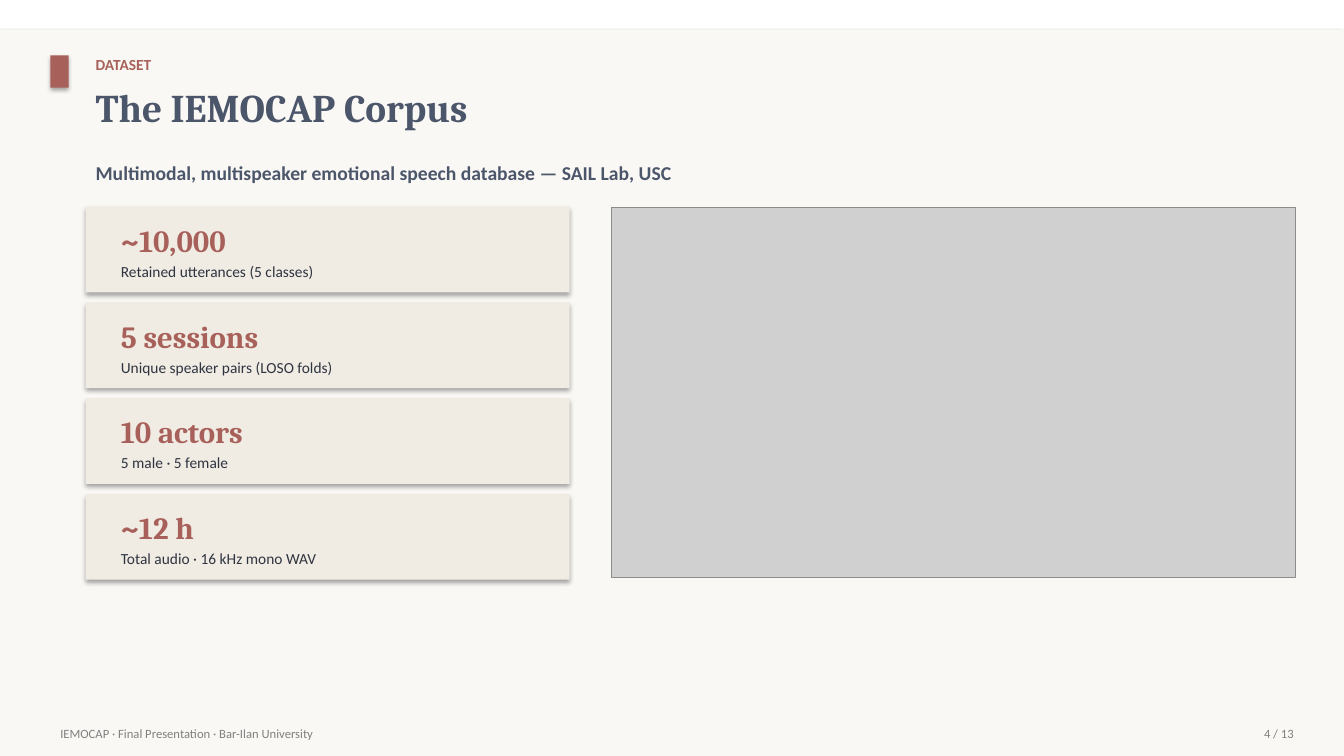
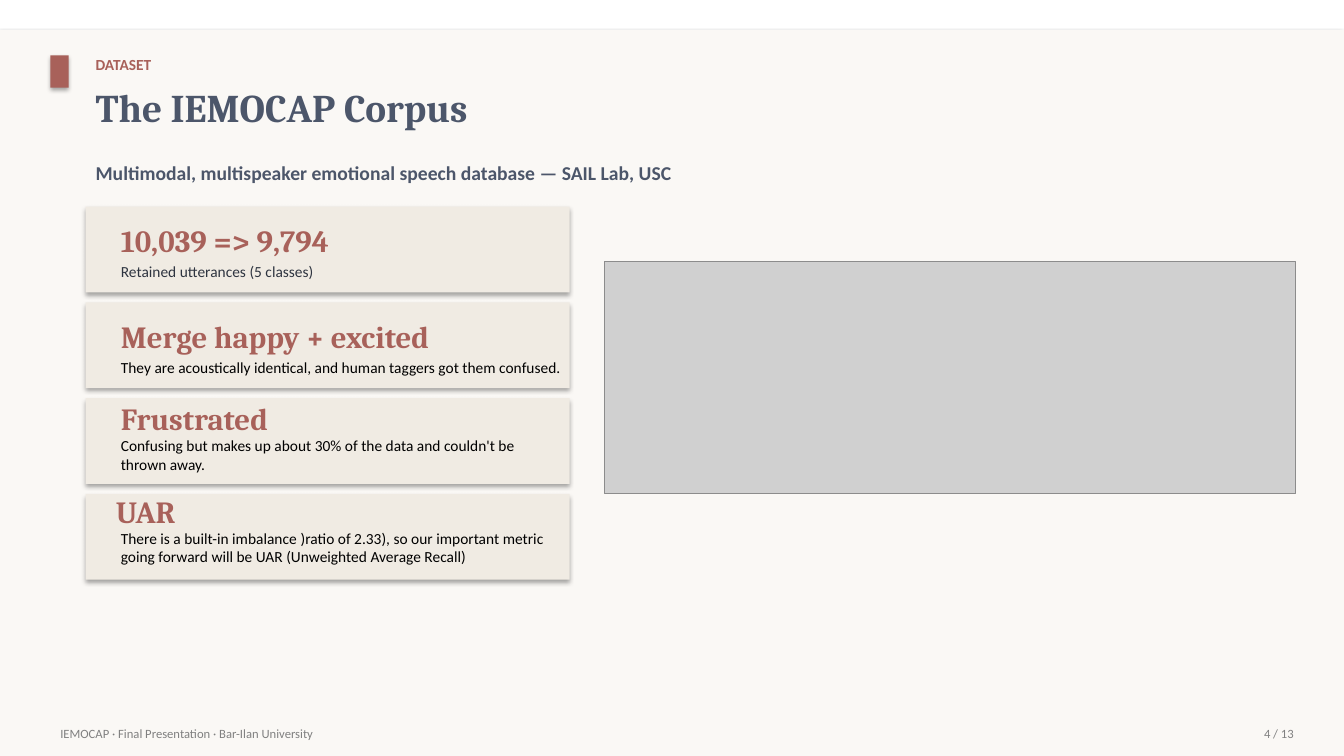
Before and after one commit to ronenhr/IEMOCAP-project, a slide deck: slide 4 of reports/Final_Presentation_Skeleton.pptx. Drawn at 1344x756 pixels with LibreOffice and Linux fonts; fonts in the diff are those of the drawing; grey boxes stand for pictures. Boxes give left, top, right and bottom in pixels: in the first picture for what was removed or moved away, otherwise in the second. Text is boxed around its words. In the diff, an @@ line names an element or a change of style, - is before the commit and + after.

```diff
--- a/reports/Final_Presentation_Skeleton.pptx
+++ b/reports/Final_Presentation_Skeleton.pptx
@@ text at (x1=121, y1=231, x2=329, y2=256): text changed @@
-~10,000
+10,039 => 9,794
@@ picture resized from (x1=612, y1=207, x2=1296, y2=578) to (x1=605, y1=261, x2=1296, y2=494) @@
@@ text at (x1=121, y1=326, x2=429, y2=355): text changed @@
-5 sessions
+Merge happy + excited
@@ text at (x1=121, y1=362, x2=560, y2=376): text changed; text colour #2E3440 to #000000 @@
-Unique speaker pairs (LOSO folds)
+They are acoustically identical, and human taggers got them confused.
@@ text at (x1=121, y1=408, x2=268, y2=430): text changed @@
-10 actors
+Frustrated
@@ text at (x1=121, y1=440, x2=514, y2=473): text changed; text colour #2E3440 to #000000 @@
-5 male · 5 female
+Confusing but makes up about 30% of the data and couldn't be thrown away.
@@ text at (x1=116, y1=502, x2=176, y2=523): text changed @@
-~12 h
+UAR
@@ text at (x1=121, y1=533, x2=543, y2=565): text changed; text colour #2E3440 to #000000 @@
-Total audio · 16 kHz mono WAV
+There is a built-in imbalance )ratio of 2.33), so our important metric going forward will be UAR (Unweighted Average Recall)
```
Also in this commit, not shown: 5 other slides changed.
